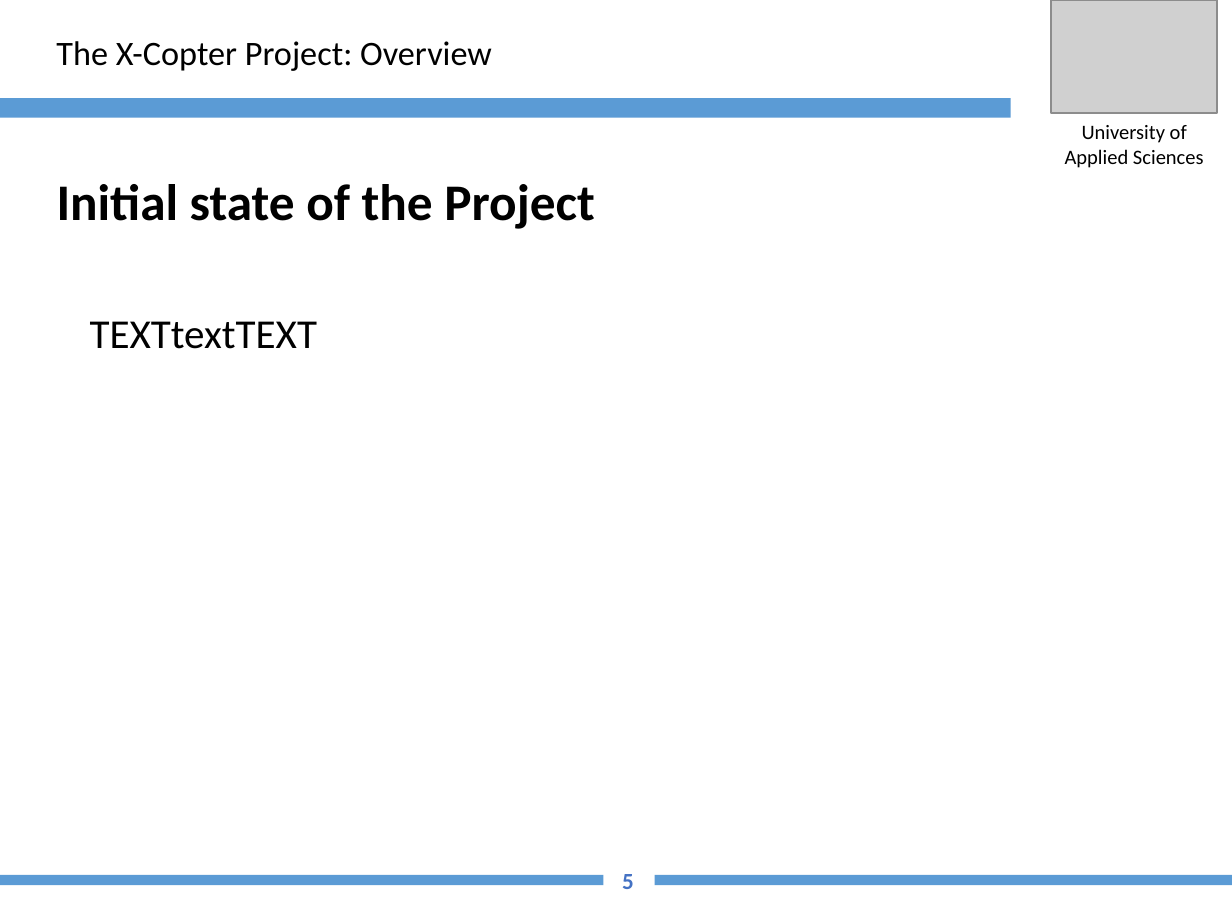
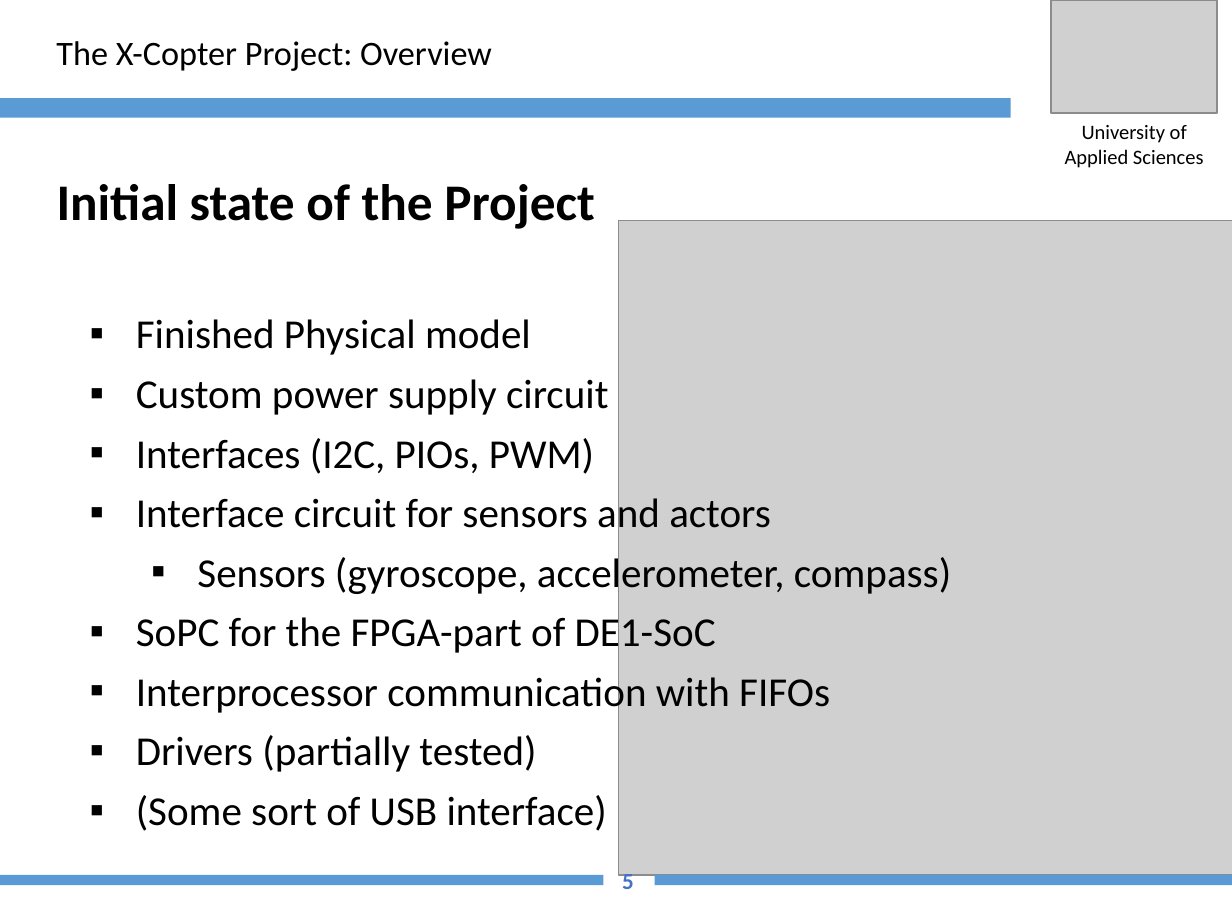
Before and after one commit to XCopter-HSU/XCopter, a slide deck: slide 5 of Final_Report/InFinalReportEinpflegen (Fuer Jan)/presentation_sample/ToC_Introduction_Customer_Needs_State_Bumblebee.pptx. Drawn at 1232x924 pixels with LibreOffice and Linux fonts; fonts in the diff are those of the drawing; grey boxes stand for pictures; background and template pictures are left out. Boxes give left, top, right and bottom in pixels: in the first picture for what was removed or moved away, otherwise in the second. Text is boxed around its words. In the diff, an @@ line names an element or a change of style, - is before the commit and + after.

Commit message:
SLIDES V.1.00000000000000000 FINAL STABLE LONG TERM SUPPORT

```diff
--- a/Final_Report/InFinalReportEinpflegen (Fuer Jan)/presentation_sample/ToC_Introduction_Customer_Needs_State_Bumblebee.pptx
+++ b/Final_Report/InFinalReportEinpflegen (Fuer Jan)/presentation_sample/ToC_Introduction_Customer_Needs_State_Bumblebee.pptx
@@ picture added at <box>618,221,1232,875</box> @@
@@ text removed at <box>90,321,318,349</box> @@
-TEXTtextTEXT
@@ text added at <box>136,319,951,831</box>, 24 pt, text #000000 @@
+▪ Finished Physical model
+▪ Custom power supply circuit
+▪ Interfaces (I2C, PIOs, PWM)
+▪ Interface circuit for sensors and actors
+  ▪ Sensors (gyroscope, accelerometer, compass)
+▪ SoPC for the FPGA-part of DE1-SoC
+▪ Interprocessor communication with FIFOs
+▪ Drivers (partially tested)
+▪ (Some sort of USB interface)
```
